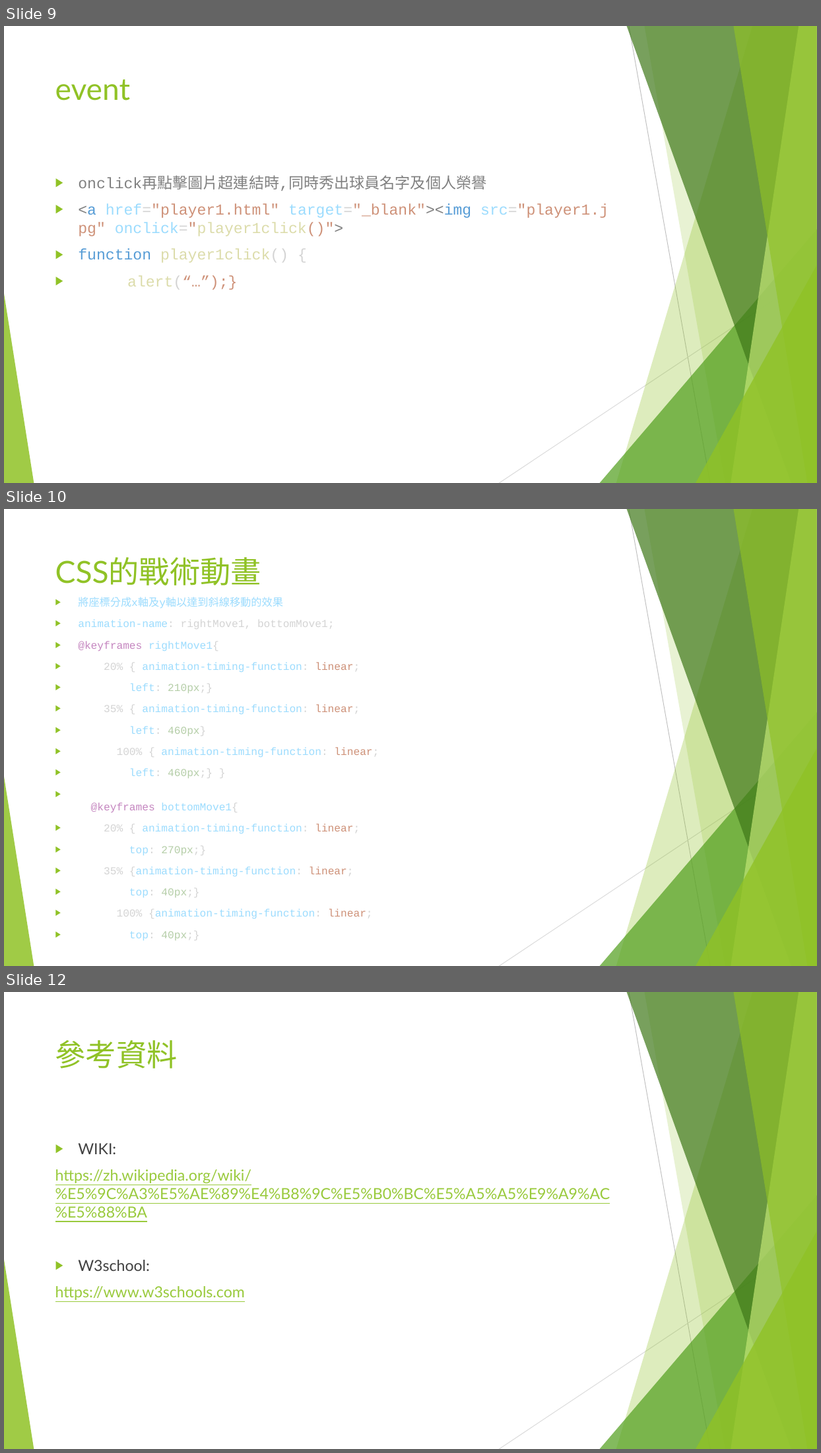
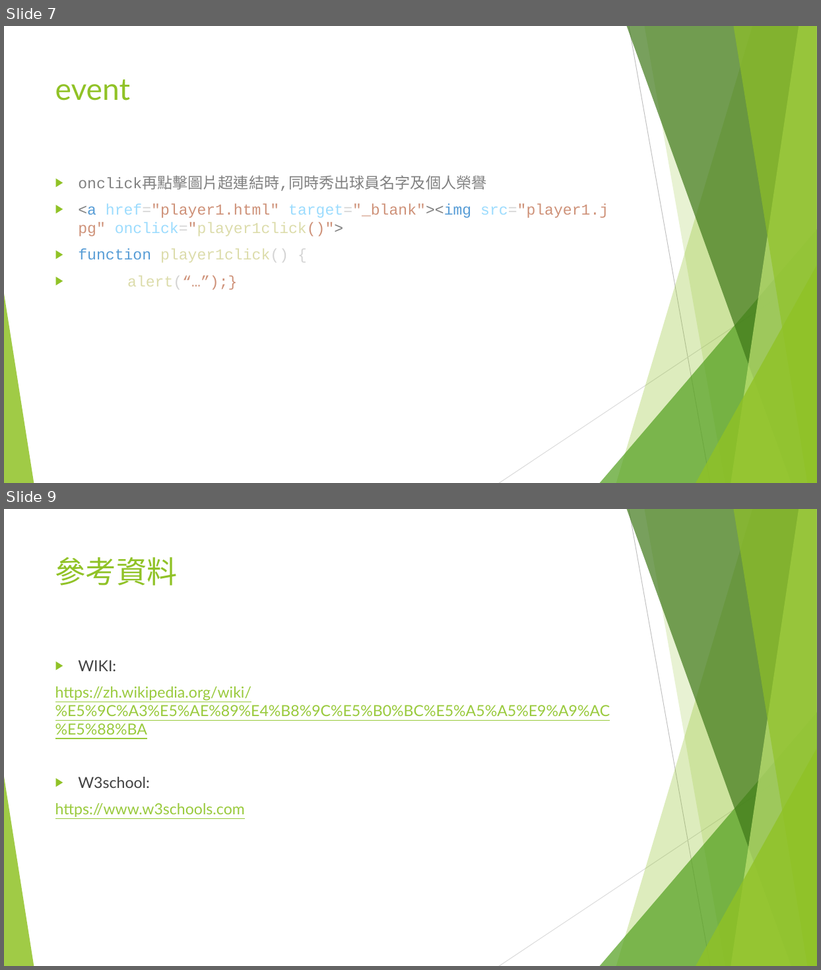
Before and after one commit to eric22938450/00557021, a slide deck: spurs.pptx. Shown one above the other, each under a label of ours: slides 9, 10 and 12 before the commit, slides 7 and 9 after it; the slides between them are not shown. The pictures are 821x1453 and 821x970 pixels, drawn with LibreOffice and Linux fonts; fonts in the diff are those of the drawing. Boxes give left, top, right and bottom in pixels: in the first picture for what was removed or moved away, otherwise in the second. Text is boxed around its words. In the diff, an @@ line names an element or a change of style, - is before the commit and + after.

```diff
--- a/spurs.pptx
+++ b/spurs.pptx
@@ slide 10 removed at bbox=[4, 509, 817, 966], background #FFFFFF; not listed: 10 template elements that a slide beside it also shows @@
@@ title removed at bbox=[55, 557, 261, 586] @@
-CSS的戰術動畫
@@ text removed at bbox=[78, 597, 379, 919] @@
-▶ 將座標分成x軸及y軸以達到斜線移動的效果
-▶ animation-name: rightMove1, bottomMove1;
-▶ @keyframes rightMove1{
-▶ 20% { animation-timing-function: linear;
-▶ left: 210px;}
-▶ 35% { animation-timing-function: linear;
-▶ left: 460px}
-▶ 100% { animation-timing-function: linear;
-▶ left: 460px;} }
-▶ @keyframes bottomMove1{
-▶ 20% { animation-timing-function: linear;
-▶ top: 270px;}
-▶ 35% {animation-timing-function: linear;
-▶ top: 40px;}
-▶ 100% {animation-timing-function: linear;
-▶ top: 40px;}
@@ what was slide 9 is now slide 7 @@
@@ what was slide 12 is now slide 9 @@
```
Also in this commit, not shown: 1 slide added, 3 other slides removed, 9 other files.
